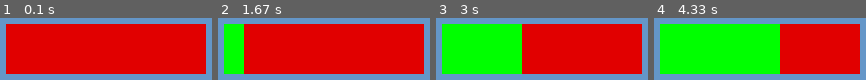
Above: before the commit, frames 1-4 (left to right).
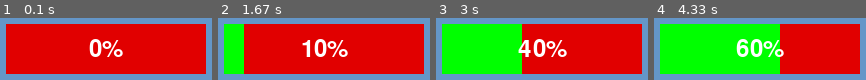
Above: after the commit, the same moments.

Repository: nvmnd-git/txt-rpg
Game: pygame game, started from game_stuff.py
Same seed, same stepped clock (60 frames per second), same inputs: the game is played once before the commit and once after it.
Inputs:
- Up to frame 1 (0.1 s): no input
- Up to frame 2 (1.67 s): tap Enter at 0.33 s
- Up to frame 3 (3 s): tap Space at 1.67, 2.1, 2.6 s
- Up to frame 4 (4.33 s): tap Space at 3.22, 3.95 s

The runs differ from the first frame. In frame 1, 2.4% of the frame differs, in the area x 41-59%, y 33-63%; in frame 2, 3.1%; in frame 3, 3.4%; in frame 4, 3.6%, in the area x 38-62%, y 33-63%.

Commit message:
Add xp text & change file name

Diff:
--- a/shapes_test.py
+++ b/game_stuff.py
@@ -12,15 +12,21 @@
 screen = pygame.display.set_mode((640, 480))
 pygame.display.set_caption("This might take a while.")
 
+Clock = pygame.time.Clock()
+
+font = pygame.font.SysFont(None, 36)
+
 running = True
 while running:
     for event in pygame.event.get():
-        screen.fill((100,150,200))
+        if event.type == pygame.QUIT:
+            running = False
 
         if event.type == pygame.KEYDOWN:  # detect key press
             if exp_width < exp_max_width:  # only grow if not full
                 exp_width += 20           # increase width by 20 pixels
 
+        screen.fill((100,150,200))
 
         #screen shows on the surface, RGB, screen position, dimensions
         pygame.draw.rect(screen, (225, 0, 0), (20, 400, 200, 50))
@@ -28,6 +34,18 @@
         # Draw the EXP bar (green)
         pygame.draw.rect(screen, (0, 255, 0), (exp_x, exp_y, exp_width, exp_height))
 
+        # Calculate EXP as a number
+        exp_value = int((exp_width / exp_max_width) * 100) # percentage
+
+        # Render the text
+        exp_text = font.render(f"{exp_value}%", True, (255, 255, 255)) # white text
+
+        # Get the text rectangle and center in the bar
+        text_rect = exp_text.get_rect(center=(exp_x + exp_max_width // 2, exp_y + exp_height // 2))
+
+        # Draw the text on the screen
+        screen.blit(exp_text, text_rect)
+
+
         pygame.display.flip()
-        if event.type == pygame.QUIT:
-            running = False
+        Clock.tick(60)
